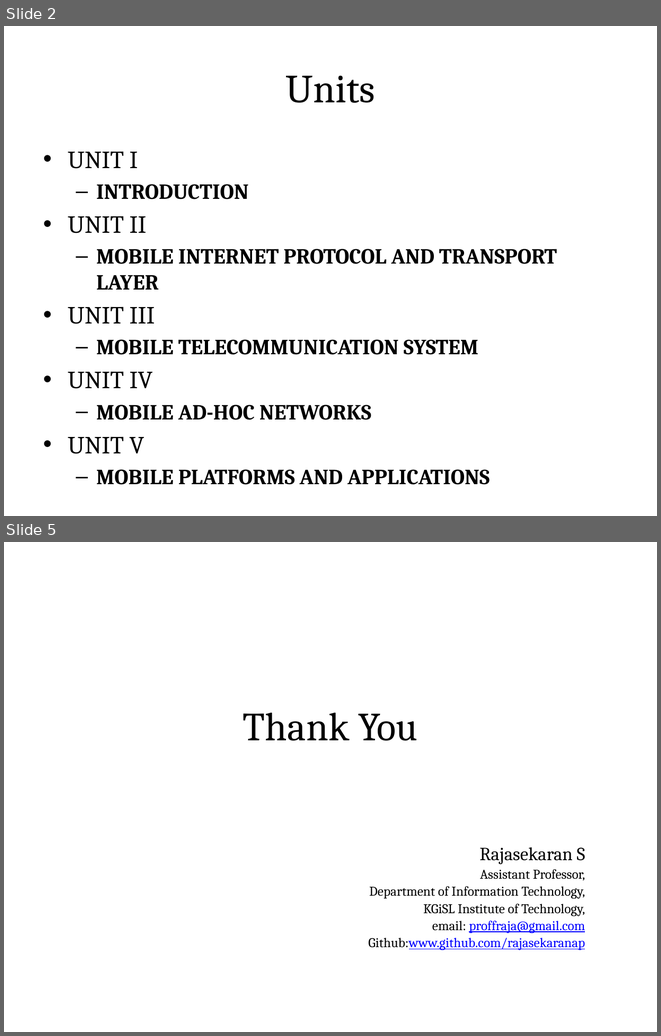
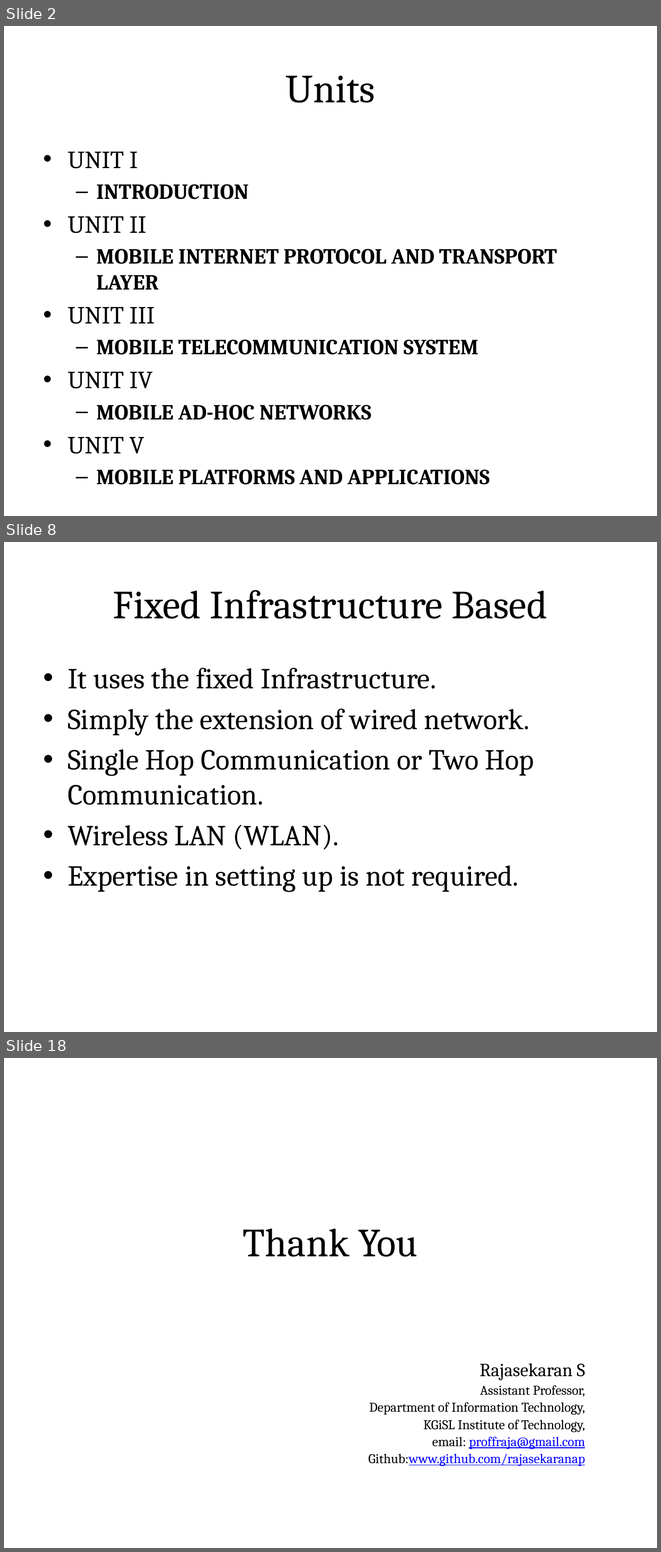
Before and after one commit to rajasekaran36/IT6601-Mobile-Computing, a slide deck: Slides/IT6601-U1.pptx. Shown one above the other, each under a label of ours: slides 2 and 5 before the commit, slides 2, 8 and 18 after it; the slides between them are not shown. The pictures are 661x1036 and 661x1552 pixels, drawn with LibreOffice and Linux fonts; fonts in the diff are those of the drawing. Boxes give left, top, right and bottom in pixels: in the first picture for what was removed or moved away, otherwise in the second. Text is boxed around its words. In the diff, an @@ line names an element or a change of style, - is before the commit and + after.

```diff
--- a/Slides/IT6601-U1.pptx
+++ b/Slides/IT6601-U1.pptx
@@ slide 8 added at <box>4,542,657,1032</box>, background #FFFFFF @@
@@ title added at <box>37,562,624,643</box>, fill gradient #DAFDA7 to #E4FCC2 to #F5FFE7, outline #98B955 0.75 pt, 44 pt, text #000000 @@
+Fixed Infrastructure Based
@@ text added at <box>68,668,534,892</box>, 32 pt, text #000000 @@
+• It uses the fixed Infrastructure.
+• Simply the extension of wired network.
+• Single Hop Communication or Two Hop Communication.
+• Wireless LAN (WLAN).
+• Expertise in setting up is not required.
@@ what was slide 5 is now slide 18 @@
```
Also in this commit, not shown: 1 slide changed, 13 other slides added, 1 slide removed.
